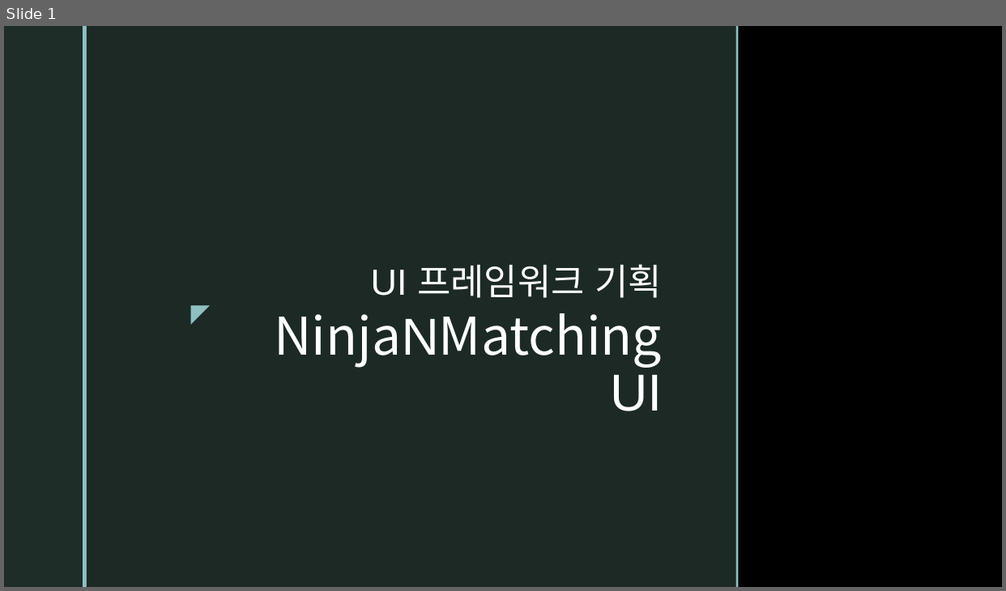
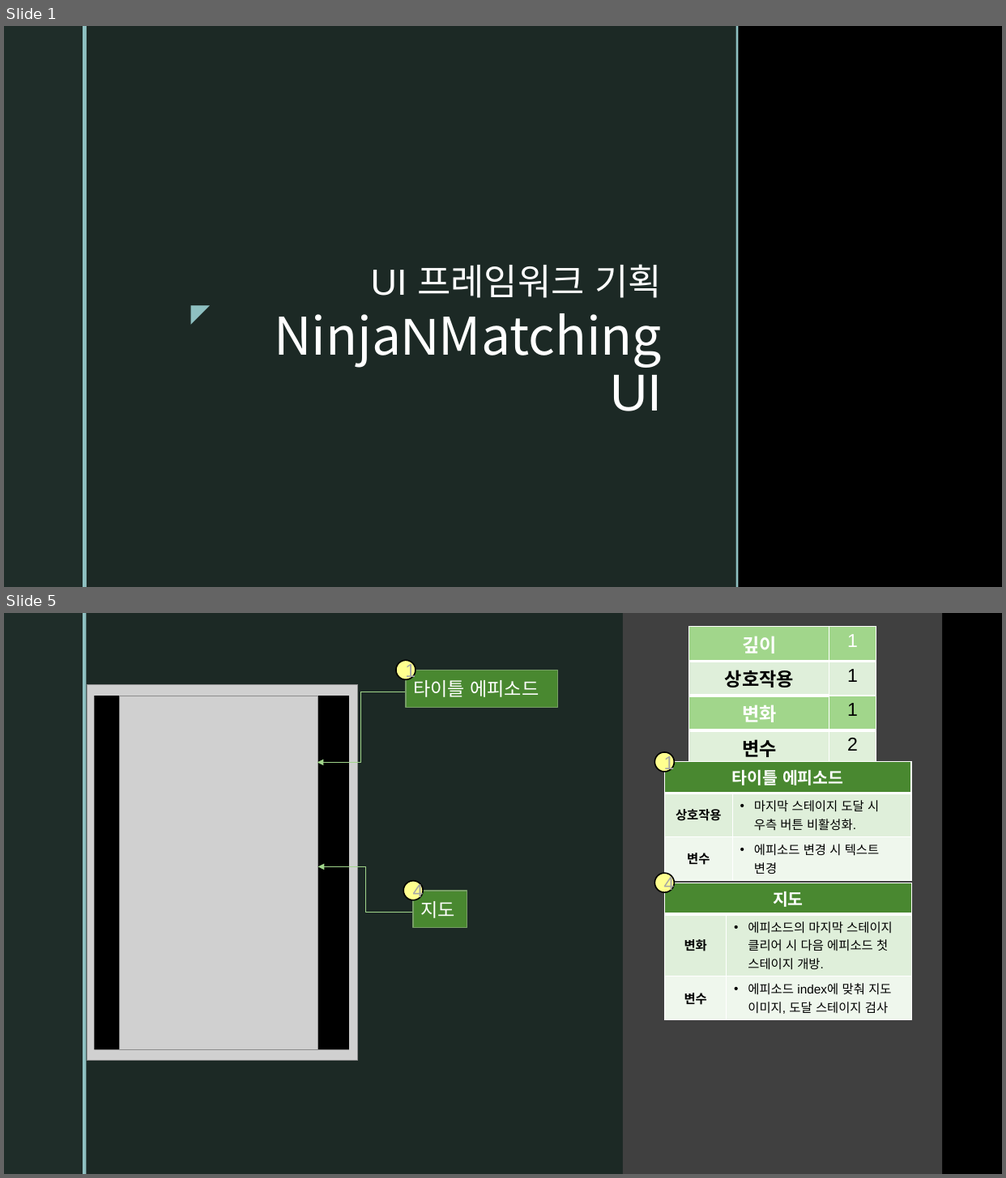
Before and after one commit to SanghunKwan/NinjaNMaching, a slide deck: NinjaNMatching UI.pptx. Shown one above the other, each under a label of ours: slide 1 before the commit, slides 1 and 5 after it; the slides between them are not shown. The pictures are 1006x591 and 1006x1178 pixels, drawn with LibreOffice and Linux fonts; fonts in the diff are those of the drawing; grey boxes stand for pictures; background and template pictures are left out. Boxes give left, top, right and bottom in pixels: in the first picture for what was removed or moved away, otherwise in the second. Text is boxed around its words. In the diff, an @@ line names an element or a change of style, - is before the commit and + after.

```diff
--- a/NinjaNMatching UI.pptx
+++ b/NinjaNMatching UI.pptx
@@ slide 5 added at (4,613,1002,1174), background picture (left out); not listed: 2 template elements that a slide beside it also shows @@
@@ rectangle added at (87,613,936,1174), fill #1F2D29 at 92% opacity @@
@@ rectangle added at (623,613,943,1174), fill #404040 @@
@@ table added at (689,627,876,760), 4 rows, 2 columns @@
+깊이 | 1
+상호작용 | 1
+변화 | 1
+변수 | 2
@@ rectangle added at (936,613,938,1174), fill #8EC0C1 @@
@@ ellipse added at (396,660,415,679), fill #FFFF8F, outline #000000 1.25 pt, 18 pt, text #A6A6A6 @@
+1
@@ picture added at (87,685,358,1061) @@
@@ rectangle added at (406,670,558,707), fill #498830, outline #779E67 1.25 pt, 18 pt, text #FFFFFF @@
+타이틀 에피소드
@@ rectangle added at (95,696,349,1050), fill #000000, 18 pt, text #FFFFFF @@
+ㅇㅇㅇ
@@ picture added at (119,696,318,1050) @@
@@ elbow arrow added from (405, 692) to (317, 763), #A1D68B 0.75 pt @@
@@ ellipse added at (654,752,674,772), fill #FFFF8F, outline #000000 1.25 pt, 18 pt, text #A6A6A6 @@
+1
@@ table added at (664,762,911,877), 3 rows, 2 columns @@
+타이틀 에피소드 | 
+상호작용 | 마지막 스테이지 도달 시 우측 버튼 비활성화.
+변수 | 에피소드 변경 시 텍스트 변경
@@ elbow arrow added from (413, 913) to (318, 867), #A1D68B 0.75 pt @@
@@ ellipse added at (654,874,674,893), fill #FFFF8F, outline #000000 1.25 pt, 18 pt, text #A6A6A6 @@
+4
@@ ellipse added at (404,881,424,901), fill #FFFF8F, outline #000000 1.25 pt, 18 pt, text #A6A6A6 @@
+4
@@ rectangle added at (414,891,467,928), fill #498830, outline #779E67 1.25 pt, 18 pt, text #FFFFFF @@
+지도
@@ table added at (665,884,911,1017), 3 rows, 2 columns @@
+지도 | 
+변화 | 에피소드의 마지막 스테이지 클리어 시 다음 에피소드 첫 스테이지 개방.
+변수 | 에피소드 index에 맞춰 지도 이미지, 도달 스테이지 검사
```
Also in this commit, not shown: 16 other slides added, 1 slide removed.
